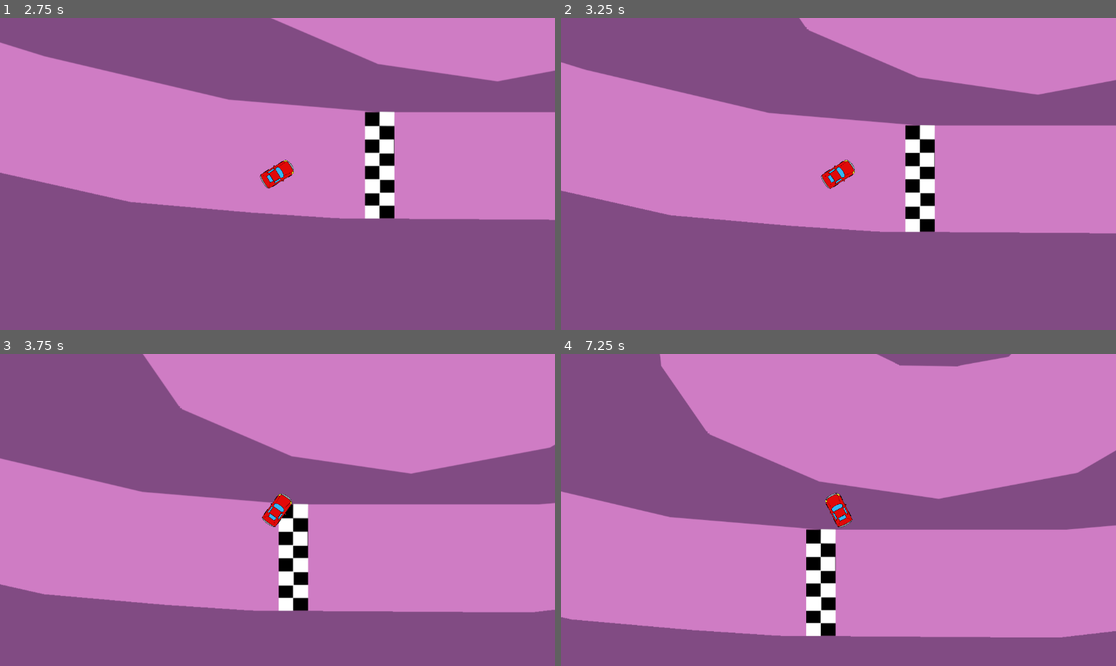
Above: before the commit, frames 1-4 (two rows, left to right).
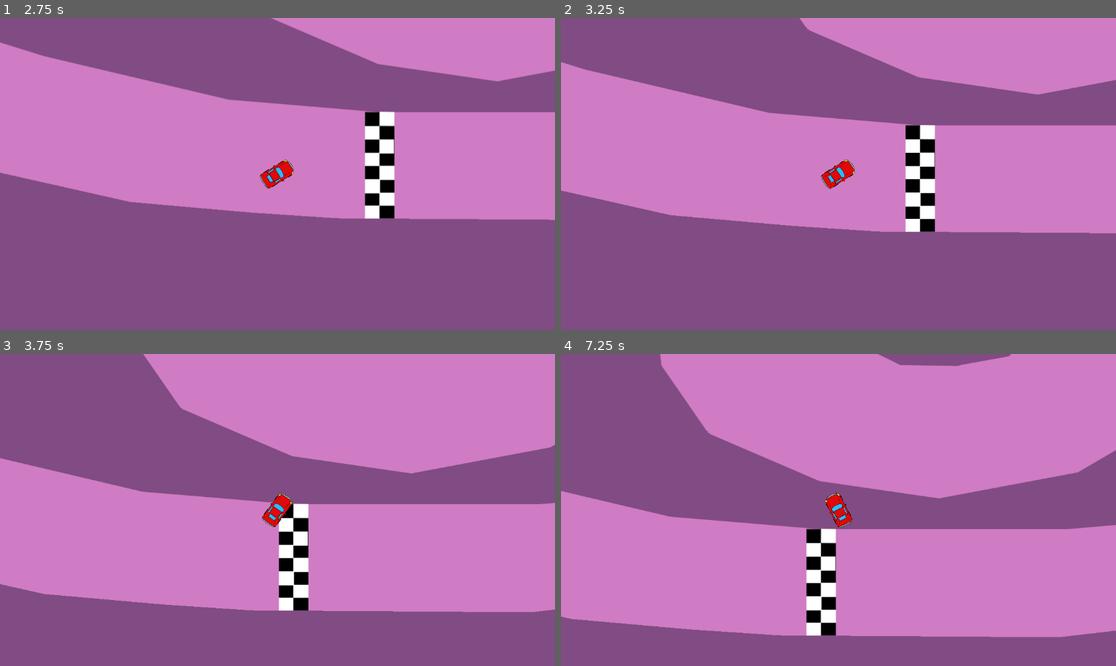
Above: after the commit, the same moments.

Repository: gnol-on-the-beat/Mario-kart-test
Game: Godot game, scene res://levesl/game level.tscn
The game is run twice, just before and just after one commit, with the same random seed, the same clock (stepped at 60 frames per second) and the same inputs.
Inputs:
- Up to frame 1 (2.75 s): tap Enter at 0.5 s; hold D (turn_right) 0.53-1.28 s; hold Space (drift) 0.53-1.28 s; tap Shift (turbo) at 0.8, 1.35, 2.3 s; hold S (brake) 1.28-2.03 s; tap Space (drift) at 1.55 s; hold D (turn_right) from 2.03 s (still down); hold Space (drift) from 2.03 s (still down)
- Up to frame 2 (3.25 s): release D (turn_right) at 2.78 s; release Space (drift) at 2.78 s; hold W (accelerate) from 2.78 s (still down); tap Shift (turbo) at 2.85 s; tap Space (drift) at 3.05 s
- Up to frame 3 (3.75 s): release W (accelerate) at 3.53 s; hold A (turn_left) from 3.53 s (still down); hold Space (drift) from 3.53 s (still down)
- Up to frame 4 (7.25 s): tap Shift (turbo) at 3.8, 4.35, 5.3, 5.85, 6.8 s; release Space (drift) at 4.28 s; tap Space (drift) at 4.55, 6.05 s; release A (turn_left) at 5.03 s; hold S (brake) 5.03-5.78 s; hold Space (drift) 5.03-5.78 s; hold D (turn_right) 5.78-6.53 s; hold W (accelerate) from 6.53 s (still down); hold Space (drift) from 6.53 s (still down)

Frame 1 is identical in both runs. In frame 2, 0.1% of the frame differs, in the area x 61-68%, y 34-69%; in frame 3, 0.4%; in frame 4, 0.9%, in the area x 0-100%, y 0-91%.

Commit message:
Update control.gd
turbo factor

Diff:
--- a/bil test/art/control.gd
+++ b/bil test/art/control.gd
@@ -9,8 +9,9 @@
 var drift_steer = 24 #steering angle while drifting
 var regular_steer = 19 #steering angle while not drifting
 @export var car_speed = 800 #engine power without turbo
-var engine_power = 800
-@export var turbo_power = 1500 #engine power with turbo
+var engine_power
+@export var turbo_factor = 1.85
+var turbo_power = car_speed * turbo_factor #engine power with turbo
 
 var test = 1
 var steer_direction
@@ -88,7 +89,7 @@
 	acceleration += drag_force + friction_force
 
 
-#make drift and turbo flexible so we only have to tweak "one number per action, per car
+#make drift and turbo flexible so we only have to tweak "one number per action, per car"
 #interpolate drift tail
 #add skid mark texture
 #add grip zones on track based on underlag, or barriers
